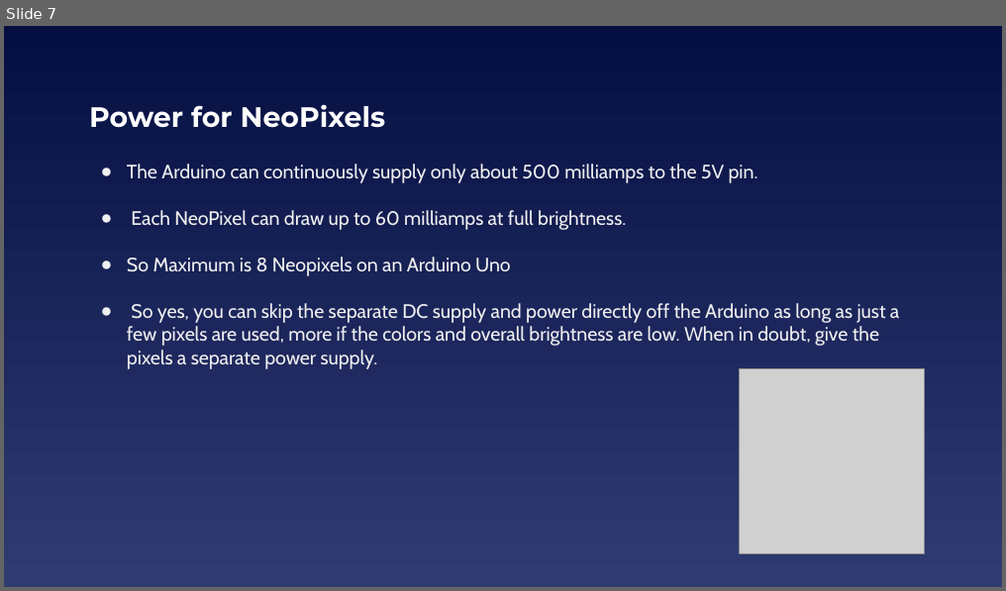
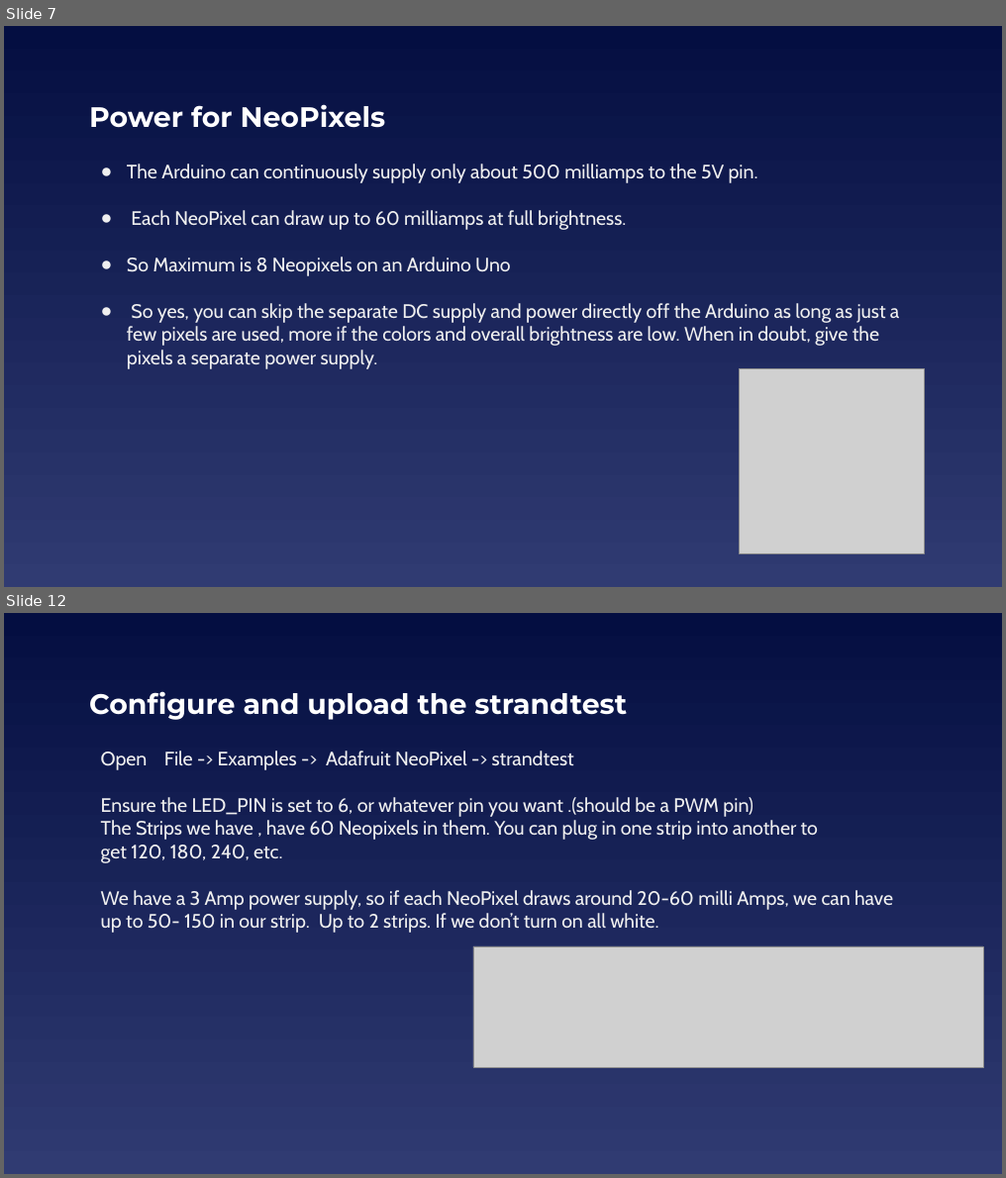
Before and after one commit to EELabMan/NeoPixels, a slide deck: NeoPixels.pptx. Shown one above the other, each under a label of ours: slide 7 before the commit, slides 7 and 12 after it; the slides between them are not shown. The pictures are 1006x591 and 1006x1178 pixels, drawn with LibreOffice and Linux fonts; fonts in the diff are those of the drawing; grey boxes stand for pictures. Boxes give left, top, right and bottom in pixels: in the first picture for what was removed or moved away, otherwise in the second. Text is boxed around its words. In the diff, an @@ line names an element or a change of style, - is before the commit and + after.

```diff
--- a/NeoPixels.pptx
+++ b/NeoPixels.pptx
@@ slide 12 added at (4,613,1002,1174), background gradient #040E41 to #303B72 @@
@@ title added at (89,691,627,720), 27 pt, text #FFFFFF, bold @@
+Configure and upload the strandtest
@@ text added at (101,751,893,933), 18.7 pt, text #EFEFEF @@
+Open File -> Examples -> Adafruit NeoPixel -> strandtest
+Ensure the LED_PIN is set to 6, or whatever pin you want .(should be a PWM pin)
+The Strips we have , have 60 Neopixels in them. You can plug in one strip into another to
+get 120, 180, 240, etc.
+We have a 3 Amp power supply, so if each NeoPixel draws around 20-60 milli Amps, we can have up to 50- 150 in our strip. Up to 2 strips. If we don’t turn on all white.
@@ picture added at (473,947,983,1067) @@
```
Also in this commit, not shown: 4 slides changed, 8 other slides added, 1 slide removed.
